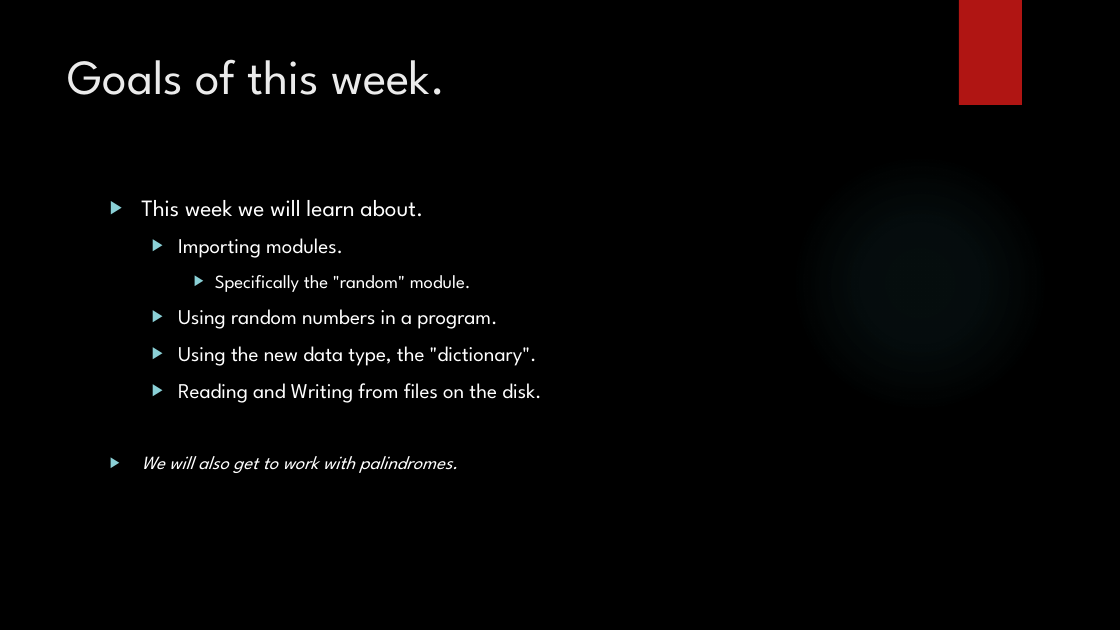
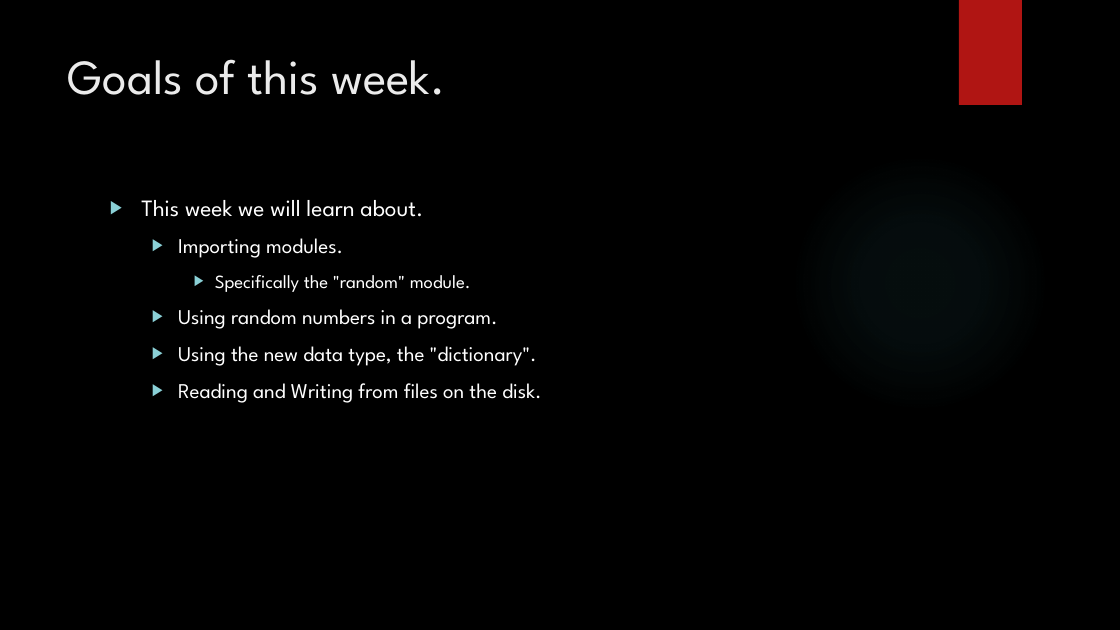
Before and after one commit to davidgroves/DGM_Tutorials, a slide deck: slide 2 of week5/week5.pptx. Drawn at 1120x630 pixels with LibreOffice and Linux fonts; fonts in the diff are those of the drawing; background and template pictures are left out. Boxes give left, top, right and bottom in pixels: in the first picture for what was removed or moved away, otherwise in the second. Text is boxed around its words. In the diff, an @@ line names an element or a change of style, - is before the commit and + after.

Commit message:
Fixed parts of Week5, Week7 and uploaded Week8 (except homework)

```diff
--- a/week5/week5.pptx
+++ b/week5/week5.pptx
@@ text at bbox=[141, 456, 457, 473]: paragraph removed @@
-▶ We will also get to work with palindromes.
```
Also in this commit, not shown: 1 other slide changed, 14 other files.
